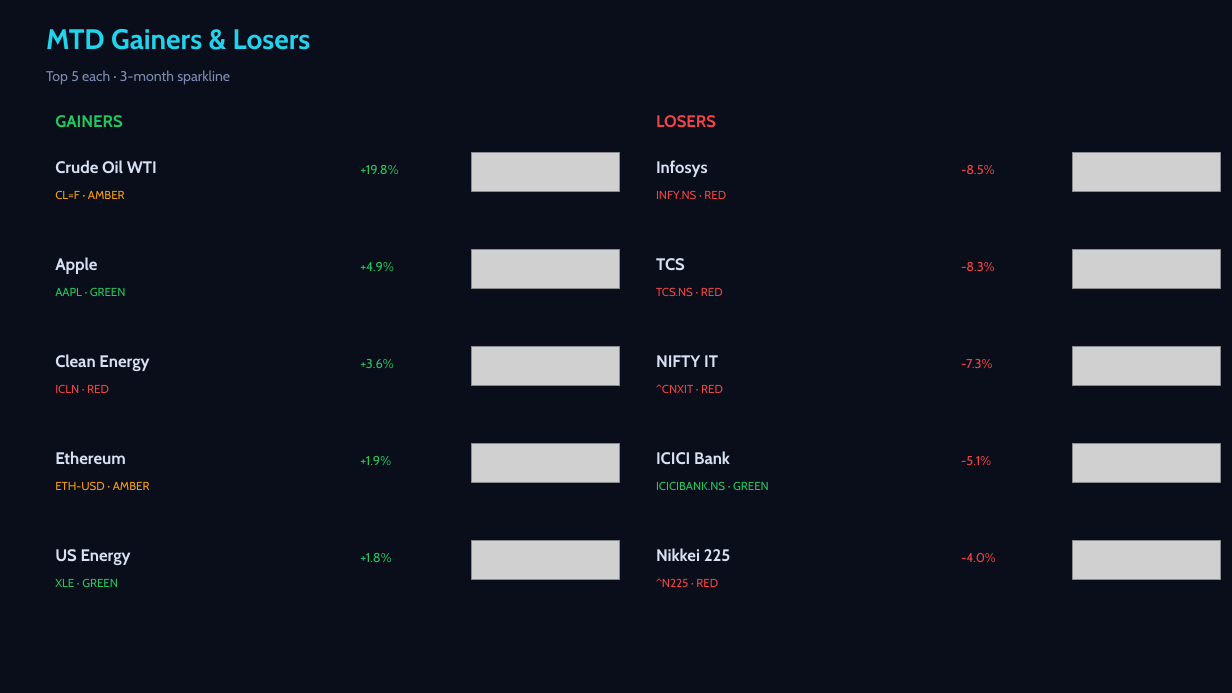
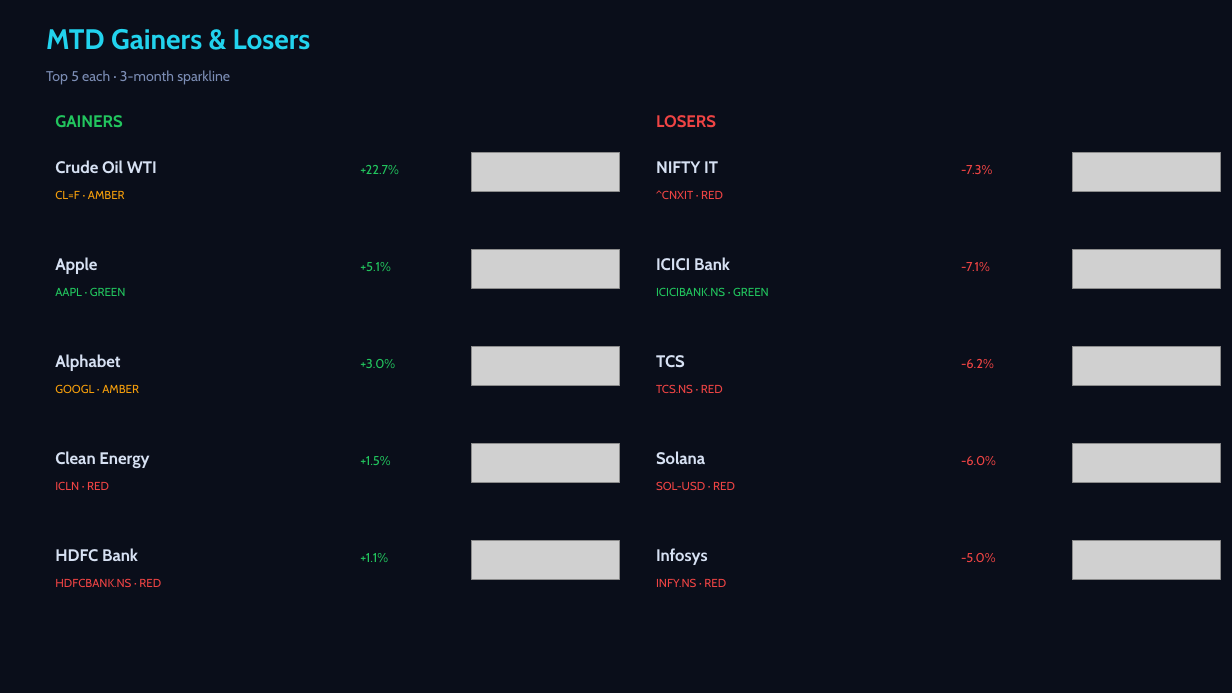
Before and after one commit to Pravkum23/pmr-terminal, a slide deck: slide 2 of docs/pmr_daily.pptx. Drawn at 1232x693 pixels with LibreOffice and Linux fonts; fonts in the diff are those of the drawing; grey boxes stand for pictures. Boxes give left, top, right and bottom in pixels: in the first picture for what was removed or moved away, otherwise in the second. Text is boxed around its words. In the diff, an @@ line names an element or a change of style, - is before the commit and + after.

```diff
--- a/docs/pmr_daily.pptx
+++ b/docs/pmr_daily.pptx
@@ text at <box>360,165,399,174</box>: text changed @@
-+19.8%
++22.7%
@@ text at <box>656,161,718,173</box>: text changed @@
-Infosys
+NIFTY IT
@@ text at <box>961,165,992,174</box>: text changed @@
--8.5%
+-7.3%
@@ text at <box>656,190,723,199</box>: text changed @@
-INFY.NS · RED
+^CNXIT · RED
@@ text at <box>360,262,391,271</box>: text changed @@
-+4.9%
++5.1%
@@ text added at <box>656,257,730,270</box>, 13 pt, text #D7E1F3, bold @@
+ICICI Bank
@@ text at <box>961,262,990,271</box>: text changed @@
--8.3%
+-7.1%
@@ text at <box>656,288,769,296</box>: text changed; text colour #EF4444 to #22C55E @@
-TCS.NS · RED
+ICICIBANK.NS · GREEN
@@ text added at <box>55,354,120,371</box>, 13 pt, text #D7E1F3, bold @@
+Alphabet
@@ text at <box>360,359,395,368</box>: text changed @@
-+3.6%
++3.0%
@@ 3 texts: place and size @@
-3 texts at <box>55,258,685,393</box>
+3 texts at <box>55,355,685,490</box>
@@ text removed at <box>656,355,718,367</box> @@
-NIFTY IT
@@ text at <box>961,359,994,368</box>: text changed @@
--7.3%
+-6.2%
@@ text at <box>55,384,139,393</box>: text changed @@
-ETH-USD · AMBER
+GOOGL · AMBER
@@ text at <box>656,384,723,393</box>: text changed @@
-^CNXIT · RED
+TCS.NS · RED
@@ text removed at <box>55,451,125,464</box> @@
-Ethereum
@@ text at <box>360,456,390,465</box>: text changed @@
-+1.9%
++1.5%
@@ text at <box>656,451,705,465</box>: text changed @@
-ICICI Bank
+Solana
@@ text at <box>961,456,996,465</box>: text changed @@
--5.1%
+-6.0%
@@ text at <box>656,481,735,490</box>: text changed; text colour #22C55E to #EF4444 @@
-ICICIBANK.NS · GREEN
+SOL-USD · RED
@@ text at <box>55,548,138,562</box>: text changed @@
-US Energy
+HDFC Bank
@@ text at <box>360,553,388,562</box>: text changed @@
-+1.8%
++1.1%
@@ text at <box>656,548,708,565</box>: text changed @@
-Nikkei 225
+Infosys
@@ text at <box>961,553,996,562</box>: text changed @@
--4.0%
+-5.0%
@@ text at <box>55,578,161,587</box>: text changed; text colour #22C55E to #EF4444 @@
-XLE · GREEN
+HDFCBANK.NS · RED
@@ text at <box>656,578,726,587</box>: text changed @@
-^N225 · RED
+INFY.NS · RED
```
Also in this commit, not shown: 3 other slides changed, 2 other files.
